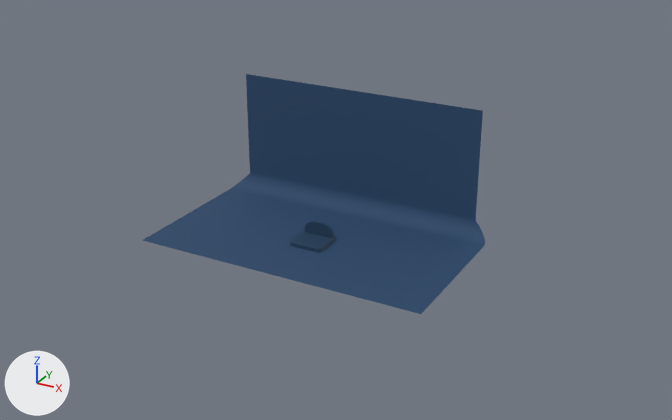
The glTF model public/models/animation-03.glb: old version first, new version second.
One viewpoint serves both versions: a camera (50 mm lens) standing at (65.0, -110.8, 60.6) and looking at (3.5, 0.9, 4.8). Arrows for +X, +Y and +Z are at lower left; the lights stay in place. Where no turn or scale is listed for an object, it has been applied to the vertices. Vertices at the same position are counted once.

Objects in the first picture: 'Floor'.
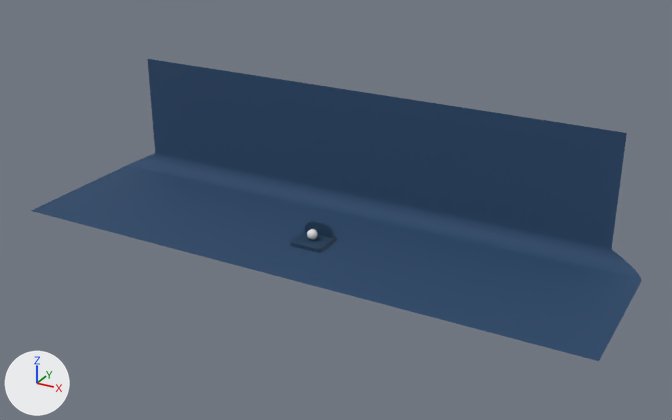
Commit message: add sphere

Patch to the scene script:
```diff
--- a/public/models/animation-03.glb.py
+++ b/public/models/animation-03.glb.py
@@ mat_material @@
+mat_material = principled_material('Material')
+mat_material.base_color = (0.8, 0.8, 0.8)  # white #e7e7e7
+mat_material.roughness = 0.0
@@ me_plane_001 @@
 me_plane_001.from_pydata(...)  # 32 vertices, 32 faces; spans x -23.3..23.3, y -10.0..16.1, z 0.0..20.2
 # used by ob_floor; location = (0.0, -2.0, -1.0)
+# me_plane_001 part 1: the whole mesh is scaled about its middle by (2, 1, 1)
 me_plane_001.materials.append(mat_material_001)
@@ me_sphere @@
+me_sphere.from_pydata(...)  # a UV sphere (32 segments, 16 rings, poles along z) spanning x -0.81..0.81, y -0.81..0.81, z -0.81..0.81
+me_sphere.materials.append(mat_material)  # white #e7e7e7
@@ ob_world @@
+ob_world = bpy.data.objects.new('World', me_sphere)
+ob_world.location = (0.0, -0.1, 0.4)
```

Pixel boxes [x1, y1, x2, y2] of what changed, in the pictures (672 x 420 px):
'Floor', mesh rescaled (78% wider, 26% taller): before [143, 74, 485, 314]; after [31, 59, 641, 361]
'World', added: after [307, 229, 318, 240]
